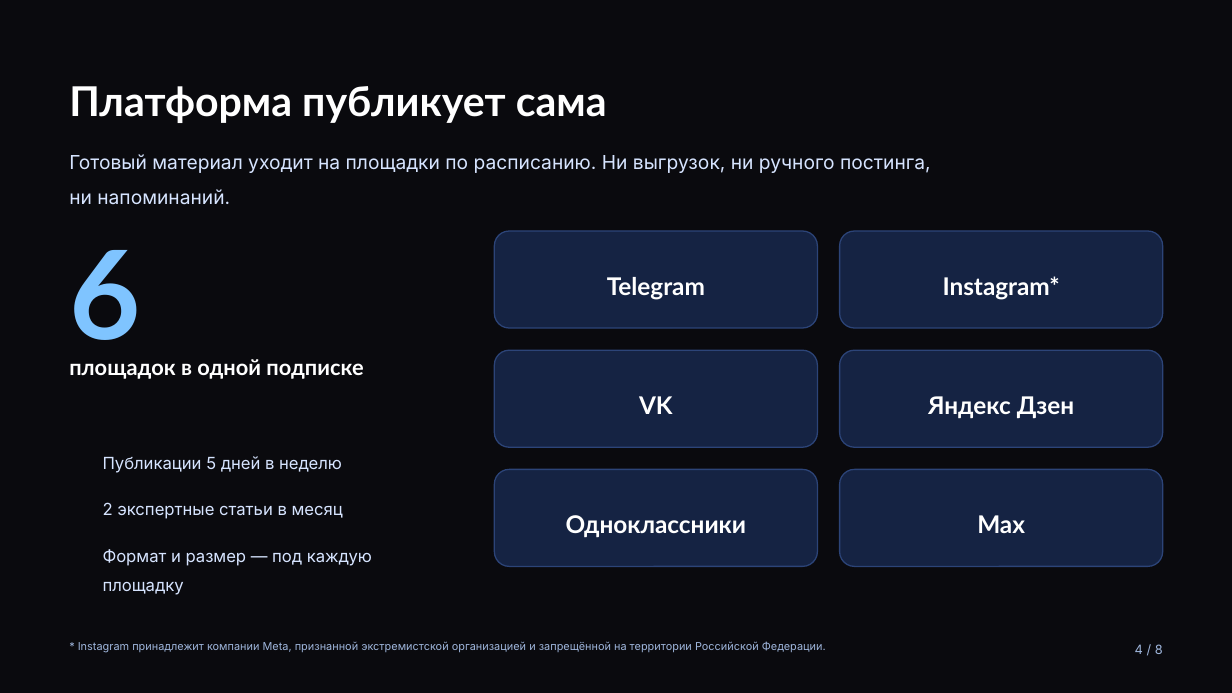
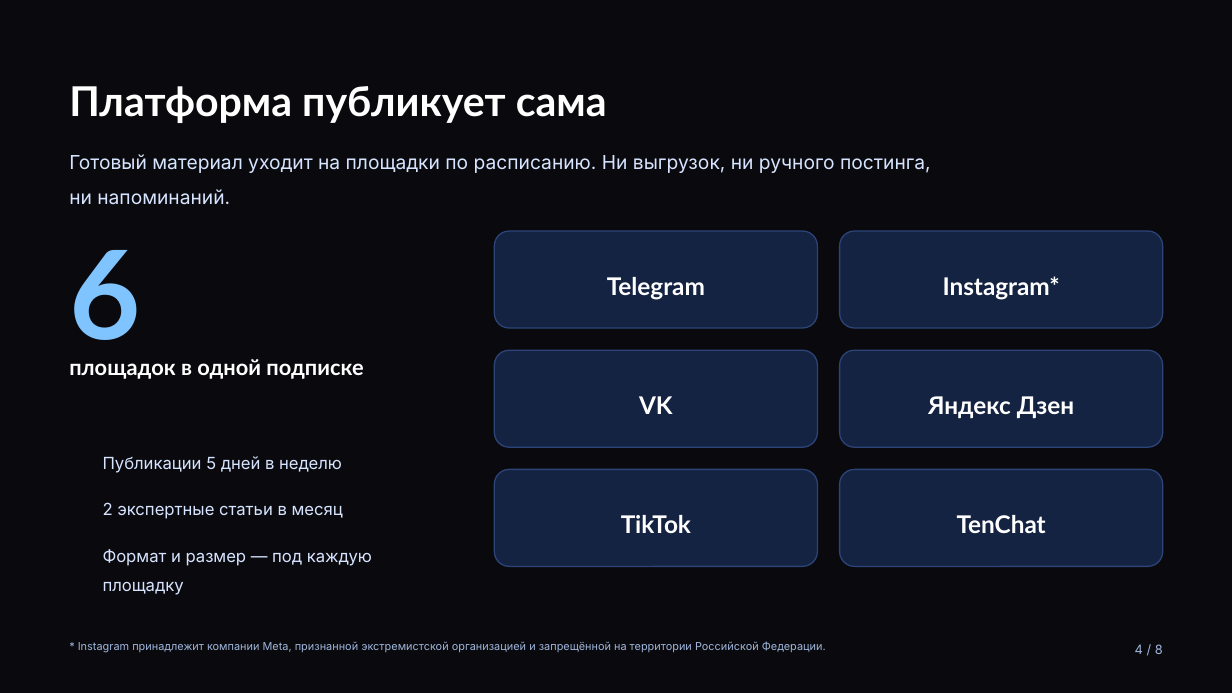
Before and after one commit to injusticebeast802-coder/taste-skill, a slide deck: slide 4 of prompter-moscow/presentation/prompter-obshchaya.pptx. Drawn at 1232x693 pixels with LibreOffice and Linux fonts; fonts in the diff are those of the drawing; background and template pictures are left out. Boxes give left, top, right and bottom in pixels: in the first picture for what was removed or moved away, otherwise in the second. Text is boxed around its words. In the diff, an @@ line names an element or a change of style, - is before the commit and + after.

```diff
--- a/prompter-moscow/presentation/prompter-obshchaya.pptx
+++ b/prompter-moscow/presentation/prompter-obshchaya.pptx
@@ text at box(621, 515, 691, 533): text changed @@
-Одноклассники
+TikTok
@@ text at box(957, 515, 1046, 533): text changed @@
-Max
+TenChat
```
Also in this commit, not shown: 1 other slide changed, 11 other files.
